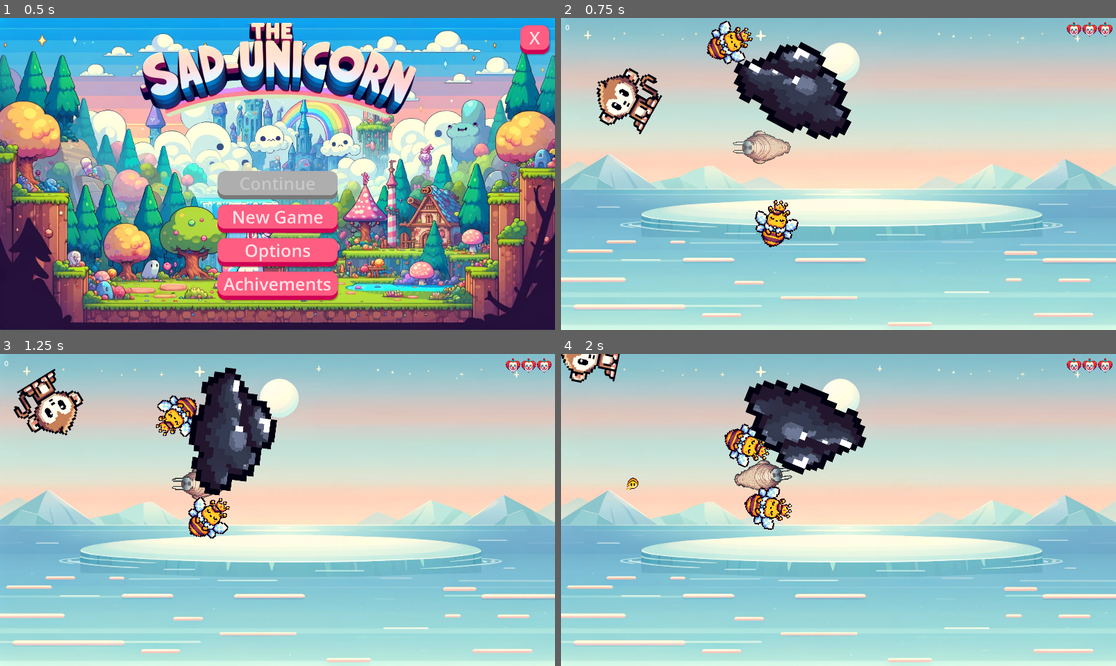
Above: before the commit, frames 1-4 (two rows, left to right).
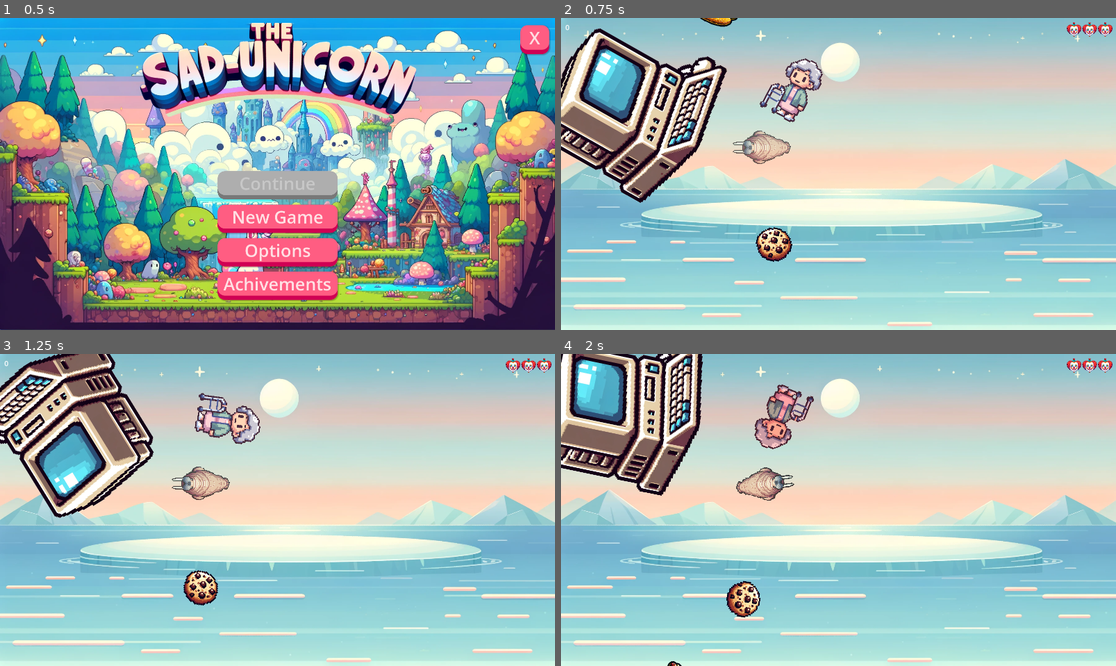
Above: after the commit, the same moments.

Repository: bytedev-code/the-sad-unicorn
Game: Godot game, scene res://menu/menu.tscn
Two runs of this game, one before a commit and one after it. Both use one fixed random seed, a clock stepped at 60 frames per second and the inputs below.
Inputs (mouse positions are in pixels of both pictures, inside the frame that each line leads up to):
- Up to frame 1 (0.5 s): no input
- Up to frame 2 (0.75 s): click "New Game" at 0.5 s
- Up to frame 3 (1.25 s): no input
- Up to frame 4 (2 s): move the mouse to (960, 494) at 1.27 s; hold D (player_rotate_right) from 1.28 s (still down); hold Space (player_shoot) from 1.28 s (still down)

Frame 1 is identical in both runs. In frame 2, 16% of the frame differs, in the area x 0-53%, y 0-79%; in frame 3, 16%; in frame 4, 16%.

Commit message:
link enemies to gamemanager

Diff:
--- a/game.tscn
+++ b/game.tscn
@@ -8,19 +8,26 @@
 [ext_resource type="PackedScene" uid="uid://bvut3uk1ruoiu" path="res://ui/hud.tscn" id="4_a746c"]
 [ext_resource type="PackedScene" uid="uid://bbrec76wuqjut" path="res://blueprints/enemies/bee_queen.tscn" id="4_uc4ws"]
 [ext_resource type="PackedScene" uid="uid://vgh5awkhy3lq" path="res://blueprints/enemies/cookie.tscn" id="5_iliv0"]
-[ext_resource type="Texture2D" uid="uid://yvc7l4nmdc1c" path="res://assets/images/background_2.png" id="5_qvfek"]
+[ext_resource type="Texture2D" uid="uid://dlv0l7s5upemc" path="res://assets/images/background_2.png" id="5_qvfek"]
 [ext_resource type="PackedScene" uid="uid://dyo32b0ios53i" path="res://blueprints/enemies/cat_woman.tscn" id="6_v2tw8"]
 [ext_resource type="PackedScene" uid="uid://c78a2sdr4o365" path="res://blueprints/enemies/french_fries_bootle.tscn" id="7_w0a7w"]
 [ext_resource type="PackedScene" uid="uid://cpo57i4sn08q5" path="res://blueprints/enemies/cloud.tscn" id="8_it680"]
 [ext_resource type="PackedScene" uid="uid://wqsnkejfua8v" path="res://blueprints/enemies/clown.tscn" id="9_r8c38"]
+[ext_resource type="PackedScene" path="res://blueprints/enemies/computer.tscn" id="11_5yo4j"]
+[ext_resource type="PackedScene" path="res://blueprints/enemies/gorilla.tscn" id="12_fblo5"]
+[ext_resource type="PackedScene" path="res://blueprints/enemies/hotdog.tscn" id="13_gs46d"]
+[ext_resource type="PackedScene" path="res://blueprints/enemies/doener.tscn" id="14_eavio"]
 [ext_resource type="Script" path="res://EnemyGenerator.gd" id="14_vdsek"]
+[ext_resource type="PackedScene" path="res://blueprints/enemies/gummy_bear.tscn" id="15_ygx7l"]
+[ext_resource type="PackedScene" path="res://blueprints/enemies/squirrel.tscn" id="16_rl04l"]
+[ext_resource type="PackedScene" path="res://blueprints/enemies/green_burger.tscn" id="17_e16xy"]
 
 [node name="game" type="Node2D"]
 script = ExtResource("1_i82ie")
 
 [node name="EnemyGenerator" type="Node" parent="."]
 script = ExtResource("14_vdsek")
-ENEMY_BLUEPRINTS = Array[PackedScene]([ExtResource("3_q5dd1" …(129 unchanged characters)… ource("8_it680"), ExtResource("9_r8c38")])
+ENEMY_BLUEPRINTS = Array[PackedScene]([ExtResource("3_q5dd1" …(129 unchanged characters)… ource("8_it680"), ExtResource("9_r8c38"), ExtResource("11_5yo4j"), ExtResource("12_fblo5"), ExtResource("13_gs46d"), ExtResource("14_eavio"), ExtResource("15_ygx7l"), ExtResource("16_rl04l"), ExtResource("17_e16xy")])
 UNICORN_BLUEPRINT = ExtResource("3_73p12")
 ENEMY_CONTAINER = NodePath("../enemies")
 INITIAL_ENEMIES = 4
Not shown: 1 places in game.tscn that only renumber resources
